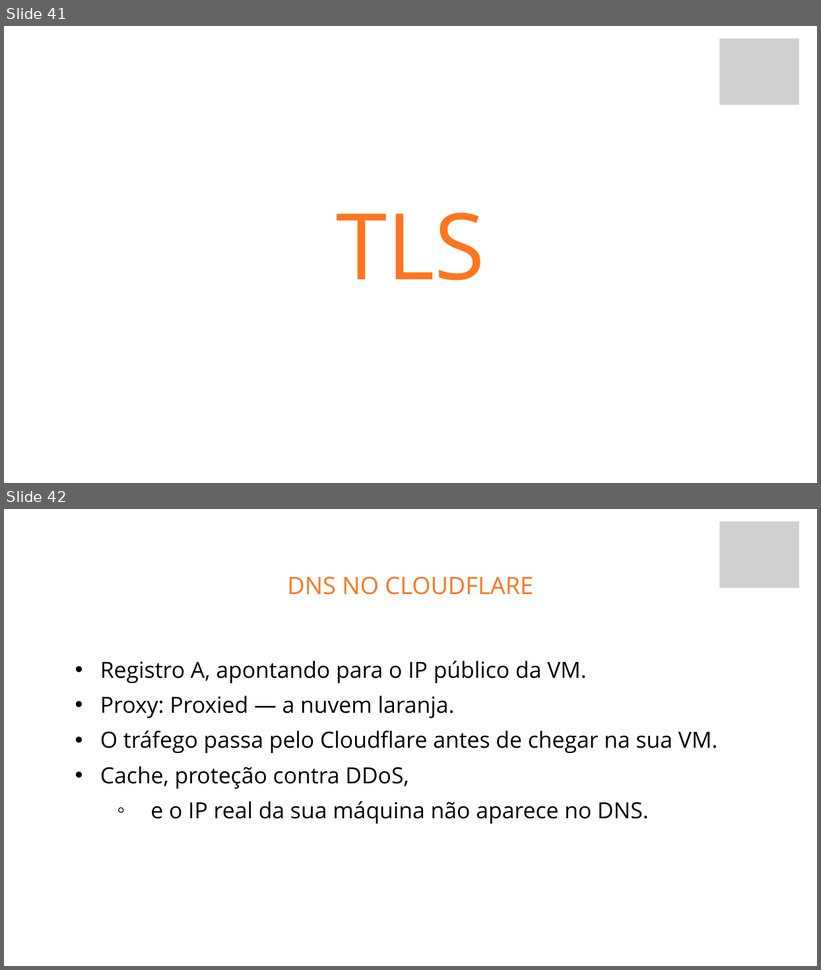
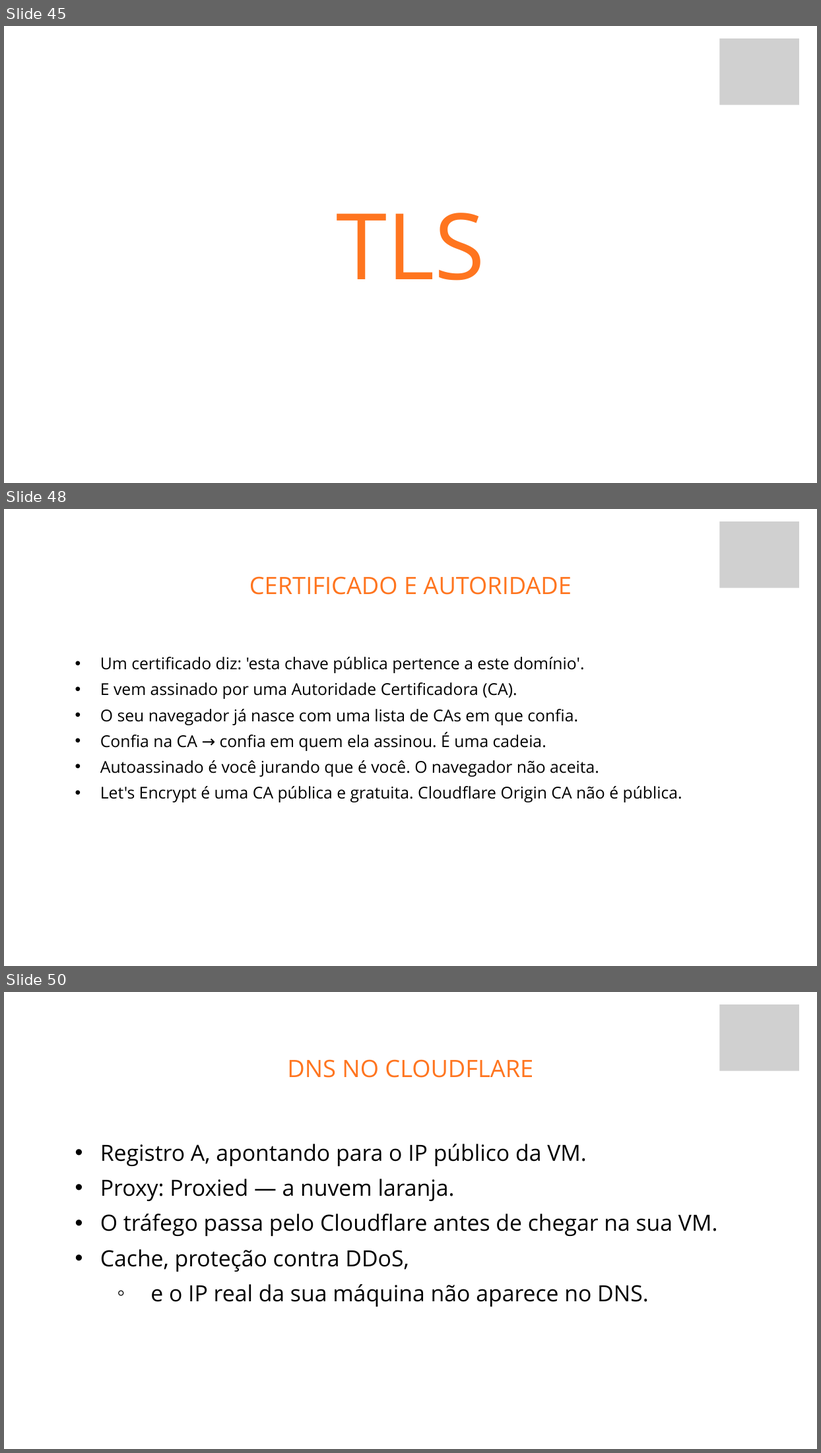
Before and after one commit to fabriciosiqueira08/capacitacao-gabarito, a slide deck: slides/build/aula-04-vps-docker-kamal-e-deploy.pptx. Shown one above the other, each under a label of ours: slides 41 and 42 before the commit, slides 45, 48 and 50 after it; the slides between them are not shown. The pictures are 821x970 and 821x1453 pixels, drawn with LibreOffice and Linux fonts; fonts in the diff are those of the drawing; grey boxes stand for pictures; background and template pictures are left out. Boxes give left, top, right and bottom in pixels: in the first picture for what was removed or moved away, otherwise in the second. Text is boxed around its words. In the diff, an @@ line names an element or a change of style, - is before the commit and + after.

```diff
--- a/slides/build/aula-04-vps-docker-kamal-e-deploy.pptx
+++ b/slides/build/aula-04-vps-docker-kamal-e-deploy.pptx
@@ slide 48 added at (4, 509, 817, 966), background picture (left out) @@
@@ picture added at (719, 522, 799, 588) @@
@@ text added at (250, 576, 572, 595), 42.4 pt, text #FF751F @@
+CERTIFICADO E AUTORIDADE
@@ text added at (100, 657, 682, 803), 28.9 pt, text #000000 @@
+  • Um certificado diz: 'esta chave pública pertence a este domínio'.
+  • E vem assinado por uma Autoridade Certificadora (CA).
+  • O seu navegador já nasce com uma lista de CAs em que confia.
+  • Confia na CA → confia em quem ela assinou. É uma cadeia.
+  • Autoassinado é você jurando que é você. O navegador não aceita.
+  • Let's Encrypt é uma CA pública e gratuita. Cloudflare Origin CA não é pública.
@@ what was slide 41 is now slide 45 @@
@@ what was slide 42 is now slide 50 @@
```
Also in this commit, not shown: 7 other slides added, 25 other files.
